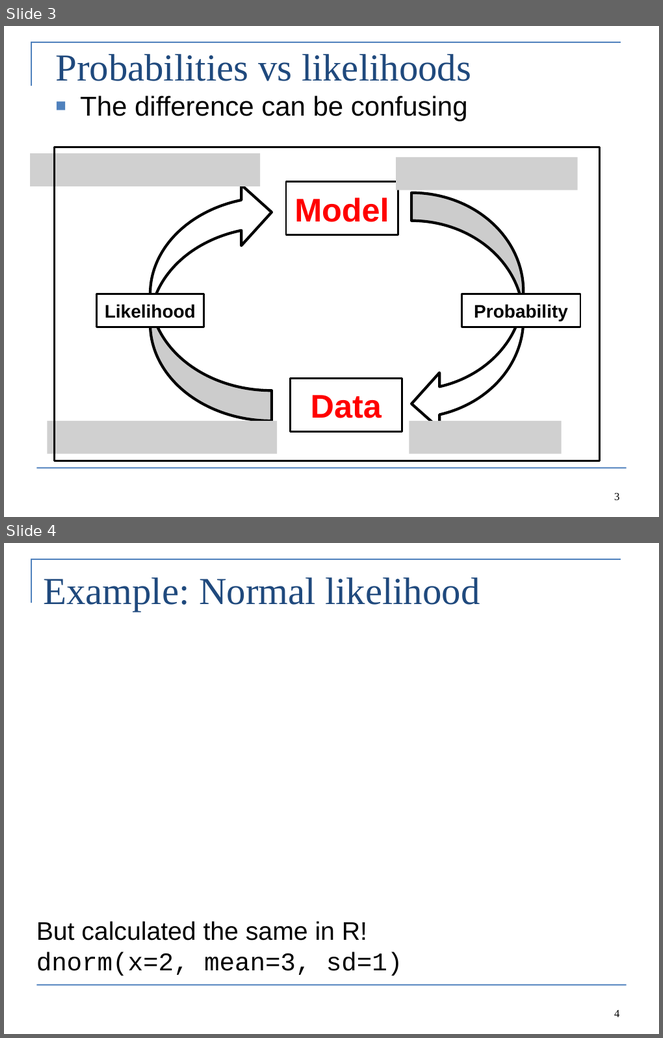
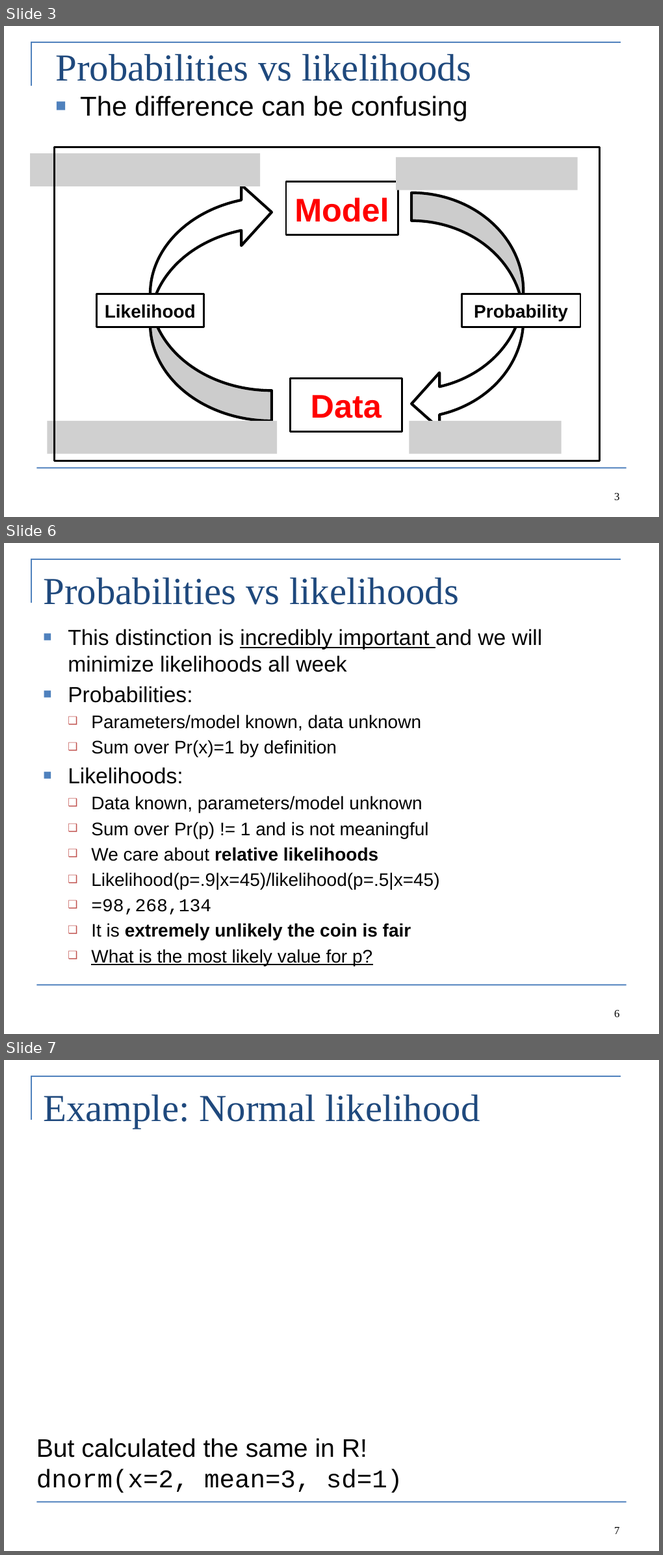
Before and after one commit to Cole-Monnahan-NOAA/tmb_workshop, a slide deck: day2/lecture2_maximum_likelihood_eng.pptx. Shown one above the other, each under a label of ours: slides 3 and 4 before the commit, slides 3, 6 and 7 after it; the slides between them are not shown. The pictures are 663x1038 and 663x1555 pixels, drawn with LibreOffice and Linux fonts; fonts in the diff are those of the drawing; grey boxes stand for pictures. Boxes give left, top, right and bottom in pixels: in the first picture for what was removed or moved away, otherwise in the second. Text is boxed around its words. In the diff, an @@ line names an element or a change of style, - is before the commit and + after.

```diff
--- a/day2/lecture2_maximum_likelihood_eng.pptx
+++ b/day2/lecture2_maximum_likelihood_eng.pptx
@@ slide 6 added at bbox=[4, 543, 659, 1034], background #FFFFFF; not listed: 2 template elements that a slide beside it also shows @@
@@ title added at bbox=[43, 577, 459, 605], 42 pt, text #1F497D @@
+Probabilities vs likelihoods
@@ text added at bbox=[68, 629, 543, 966], 20 pt, text #000000 @@
+■ This distinction is incredibly important and we will minimize likelihoods all week
+■ Probabilities:
+  ❑ Parameters/model known, data unknown
+  ❑ Sum over Pr(x)=1 by definition
+■ Likelihoods:
+  ❑ Data known, parameters/model unknown
+  ❑ Sum over Pr(p) != 1 and is not meaningful
+  ❑ We care about relative likelihoods
+  ❑ Likelihood(p=.9|x=45)/likelihood(p=.5|x=45)
+  ❑ =98,268,134
+  ❑ It is extremely unlikely the coin is fair
+  ❑ What is the most likely value for p?
@@ page number added at bbox=[614, 1010, 620, 1017], 12 pt, text #000000 @@
+6
@@ what was slide 4 is now slide 7 @@
@@ page number at bbox=[614, 1527, 620, 1534]: text changed @@
-4
+7
```
Also in this commit, not shown: 7 slides changed, 2 other slides added, 1 slide removed, 2 other files.
